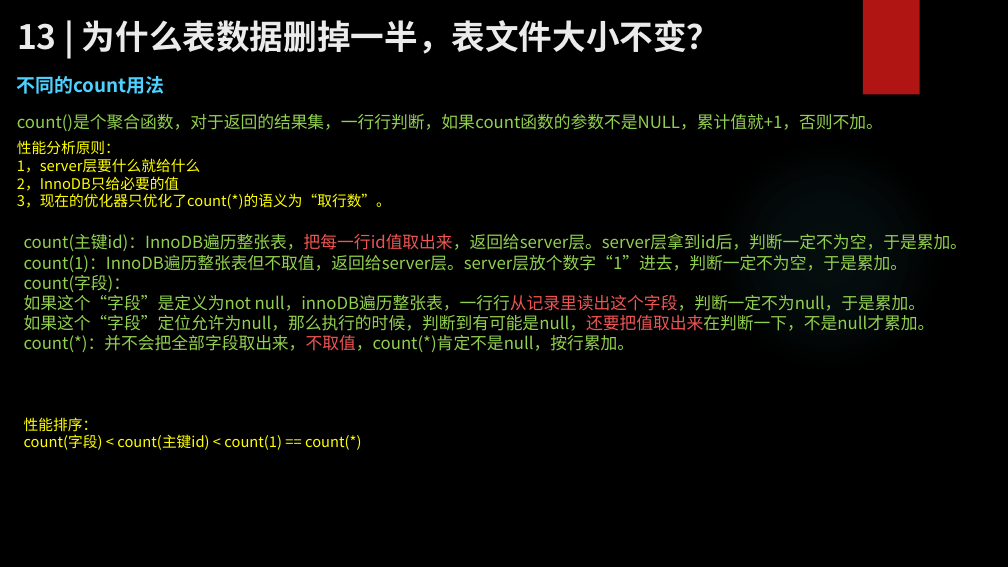
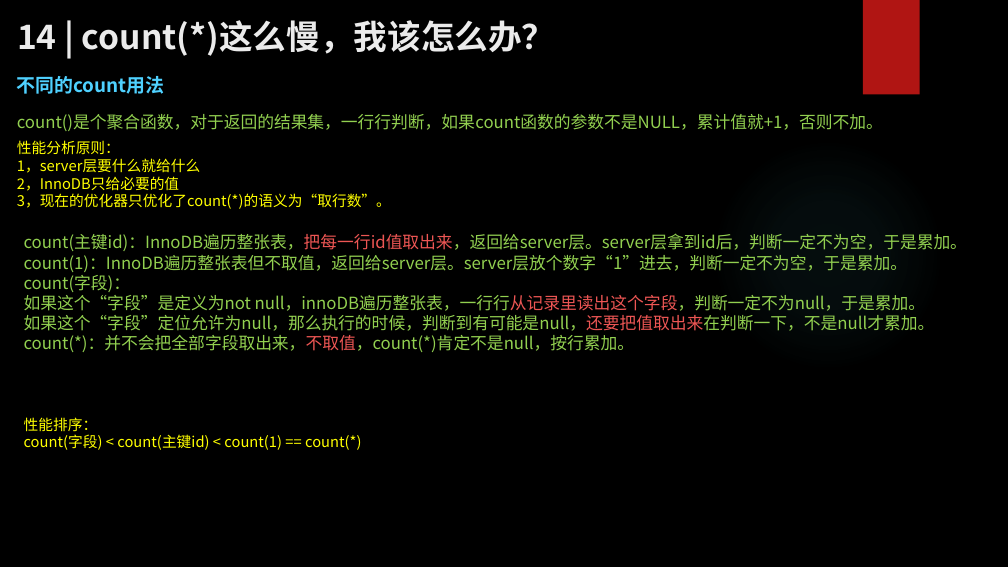
Before and after one commit to zhangkekf/reading-notes, a slide deck: slide 4 of MySQL实战/14count()这么慢，我该怎么办？.pptx. Drawn at 1008x567 pixels with LibreOffice and Linux fonts; fonts in the diff are those of the drawing; background and template pictures are left out. Boxes give left, top, right and bottom in pixels: in the first picture for what was removed or moved away, otherwise in the second. Text is boxed around its words. In the diff, an @@ line names an element or a change of style, - is before the commit and + after.

```diff
--- a/MySQL实战/14count()这么慢，我该怎么办？.pptx
+++ b/MySQL实战/14count()这么慢，我该怎么办？.pptx
@@ title at box(17, 20, 556, 56): text changed @@
-13 | 为什么表数据删掉一半，表文件大小不变？
+14 | count(*)这么慢，我该怎么办？
```
Also in this commit, not shown: 1 other slide changed, 3 slides removed, 3 other files.
